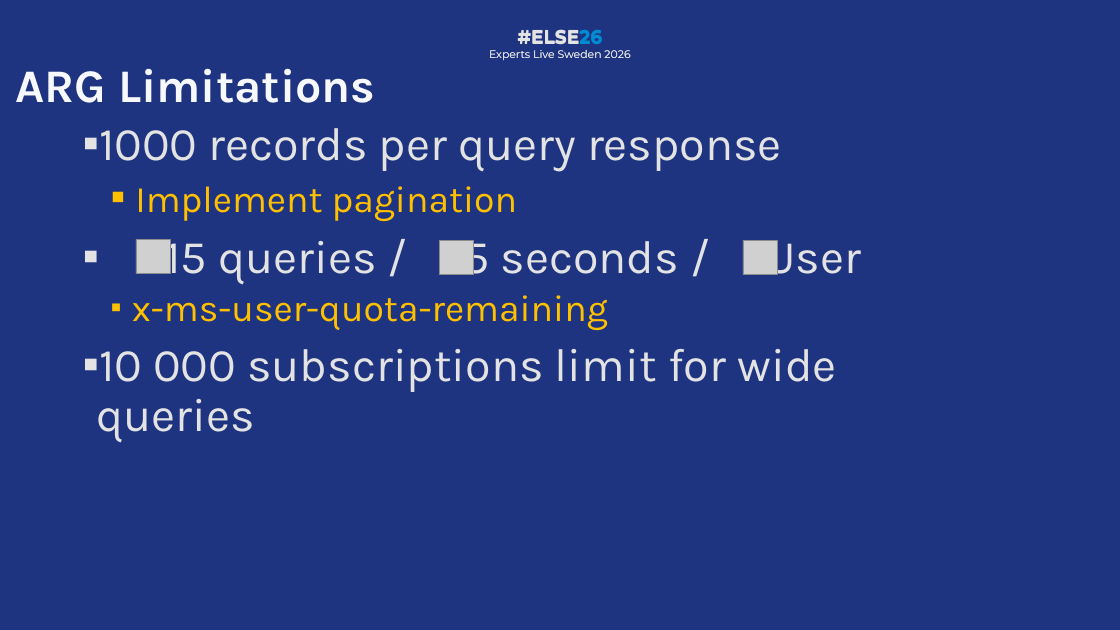
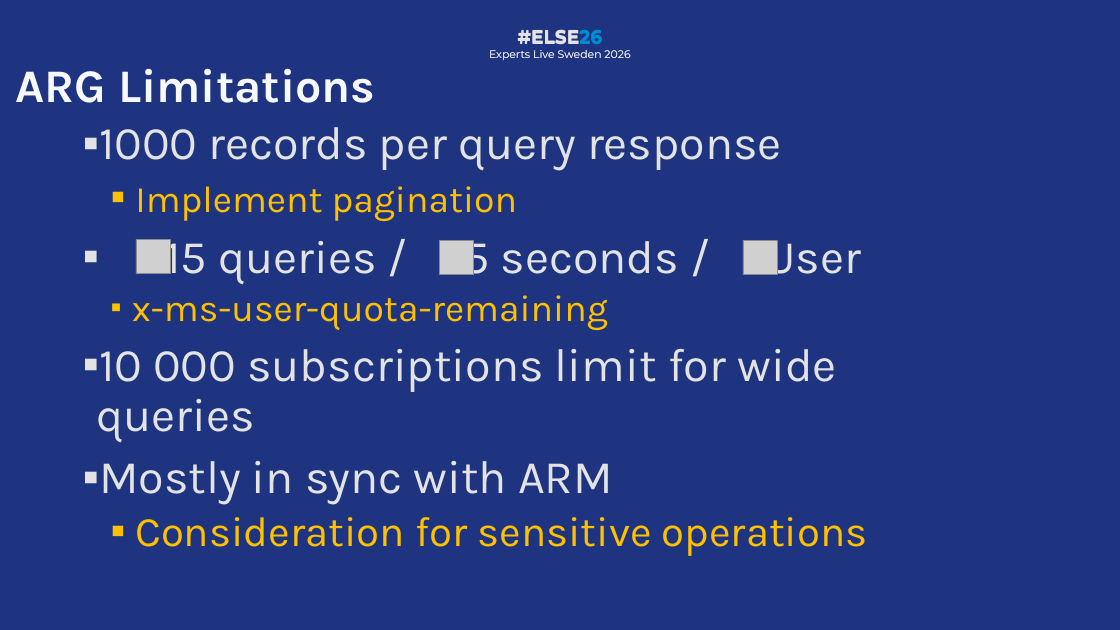
Before and after one commit to PalmEmanuel/ELSE26, a slide deck: slide 26 of ELSE26_TreasureHuntingInAzureWithKQL.pptx (slide 25 before the commit). Drawn at 1120x630 pixels with LibreOffice and Linux fonts; fonts in the diff are those of the drawing; grey boxes stand for pictures; background and template pictures are left out. Boxes give left, top, right and bottom in pixels: in the first picture for what was removed or moved away, otherwise in the second. Text is boxed around its words. In the diff, an @@ line names an element or a change of style, - is before the commit and + after.

```diff
--- a/ELSE26_TreasureHuntingInAzureWithKQL.pptx
+++ b/ELSE26_TreasureHuntingInAzureWithKQL.pptx
@@ text at [99,461,868,556]: paragraphs added @@
+▪ Mostly in sync with ARM
+  ▪ Consideration for sensitive operations
```
Also in this commit, not shown: 6 other slides changed, 1 slide added, 1 other file.
